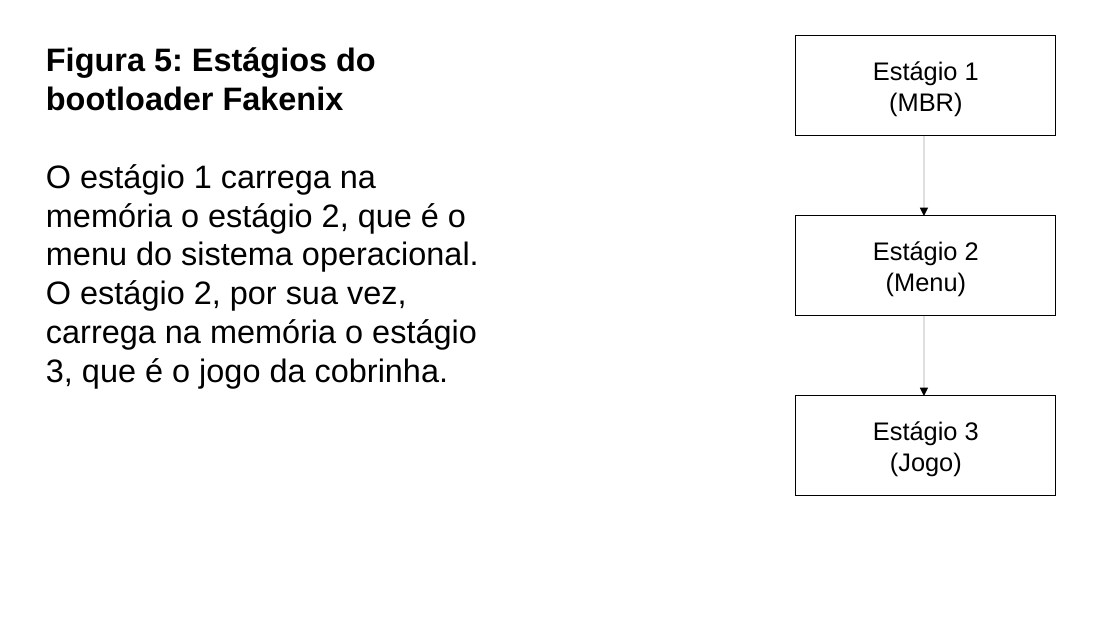
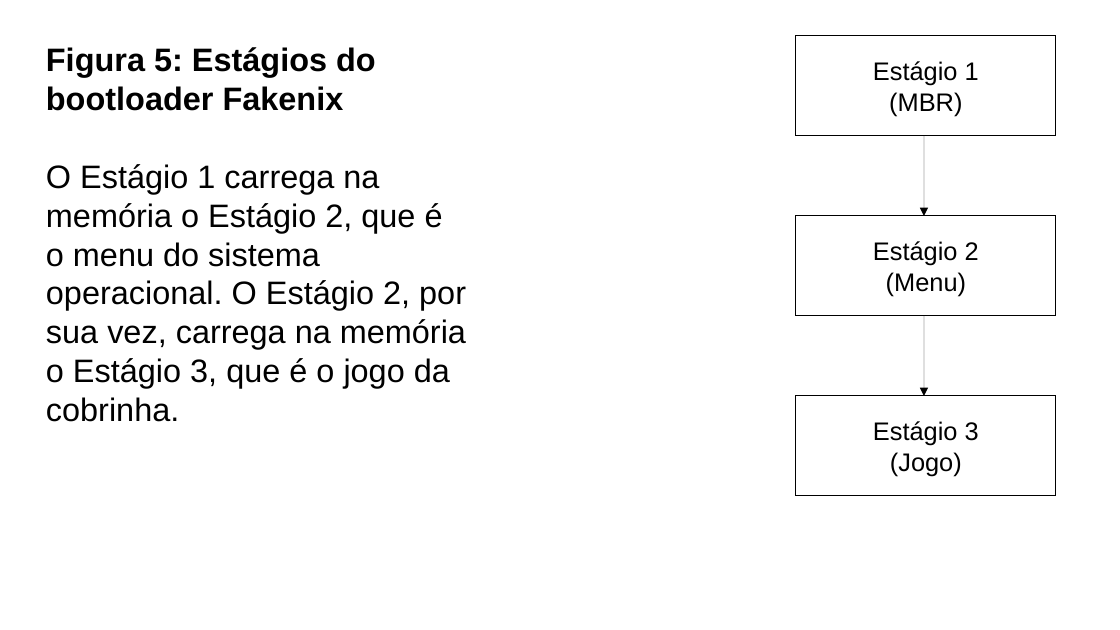
Before and after one commit to LeandroApAlmeida/Bootloader, a slide deck: slide 37 of doc/Fakenix.odp. Drawn at 1120x630 pixels with LibreOffice and Linux fonts; fonts in the diff are those of the drawing. Boxes give left, top, right and bottom in pixels: in the first picture for what was removed or moved away, otherwise in the second. Text is boxed around its words. In the diff, an @@ line names an element or a change of style, - is before the commit and + after.

```diff
--- a/doc/Fakenix.odp
+++ b/doc/Fakenix.odp
@@ text at (46, 164, 466, 422): text changed @@
-O estágio 1 carrega na memória o estágio 2, que é o menu do sistema operacional. O estágio 2, por sua vez, carrega na memória o estágio 3, que é o jogo da cobrinha.
+O Estágio 1 carrega na memória o Estágio 2, que é o menu do sistema operacional. O Estágio 2, por sua vez, carrega na memória o Estágio 3, que é o jogo da cobrinha.
```
Also in this commit, not shown: 9 other slides changed, 1 other file.
